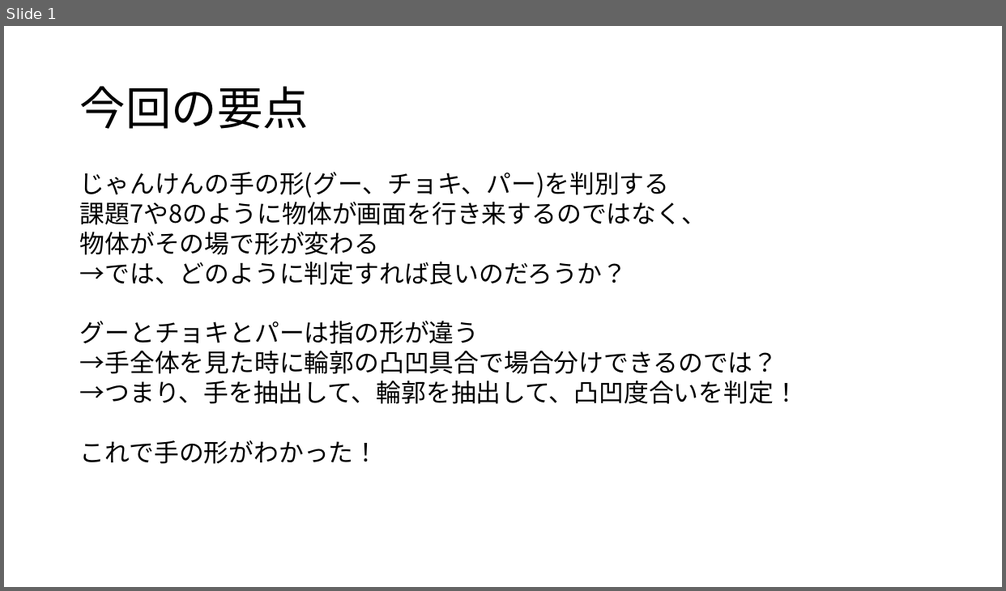
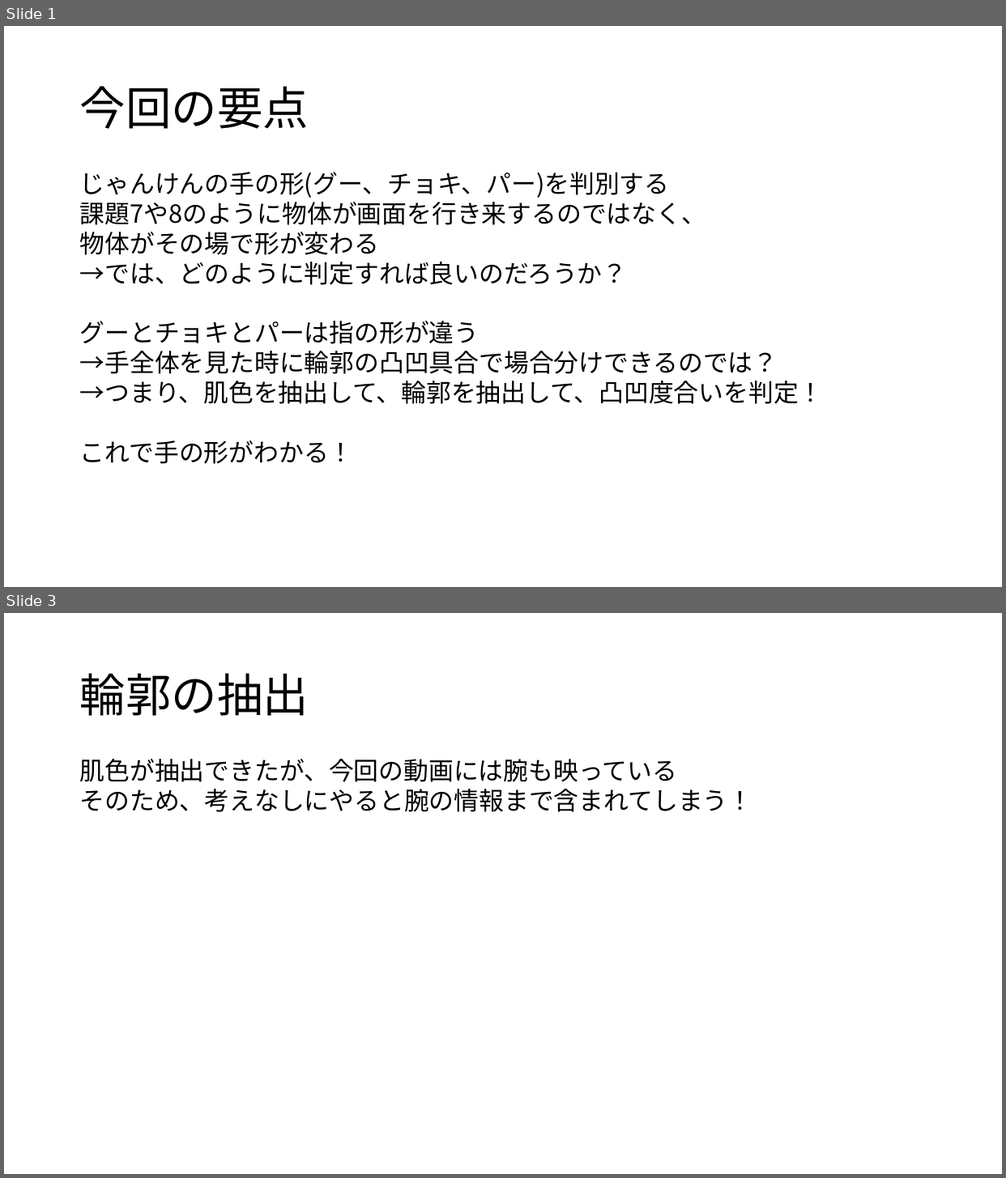
Before and after one commit to Ebichan610/univ_prog_experiment_project, a slide deck: python/ex9/2412747_kadai9.pptx. Shown one above the other, each under a label of ours: slide 1 before the commit, slides 1 and 3 after it; the slides between them are not shown. The pictures are 1006x591 and 1006x1178 pixels, drawn with LibreOffice and Linux fonts; fonts in the diff are those of the drawing. Boxes give left, top, right and bottom in pixels: in the first picture for what was removed or moved away, otherwise in the second. Text is boxed around its words. In the diff, an @@ line names an element or a change of style, - is before the commit and + after.

```diff
--- a/python/ex9/2412747_kadai9.pptx
+++ b/python/ex9/2412747_kadai9.pptx
@@ slide 3 added at [4,613,1002,1174], background #FFFFFF @@
@@ title added at [80,673,309,716], 44 pt, text #000000 @@
+輪郭の抽出
@@ text added at [80,759,753,812], 24 pt, text #000000 @@
+肌色が抽出できたが、今回の動画には腕も映っている
+そのため、考えなしにやると腕の情報まで含まれてしまう！
@@ slide 1 changed as well @@
@@ text at [80,381,824,464]: text changed @@
-→つまり、手を抽出して、輪郭を抽出して、凸凹度合いを判定！
-これで手の形がわかった！
+→つまり、肌色を抽出して、輪郭を抽出して、凸凹度合いを判定！
+これで手の形がわかる！
```
Also in this commit, not shown: 1 other slide changed, 1 other slide added, 1 slide removed, 4 other files.
